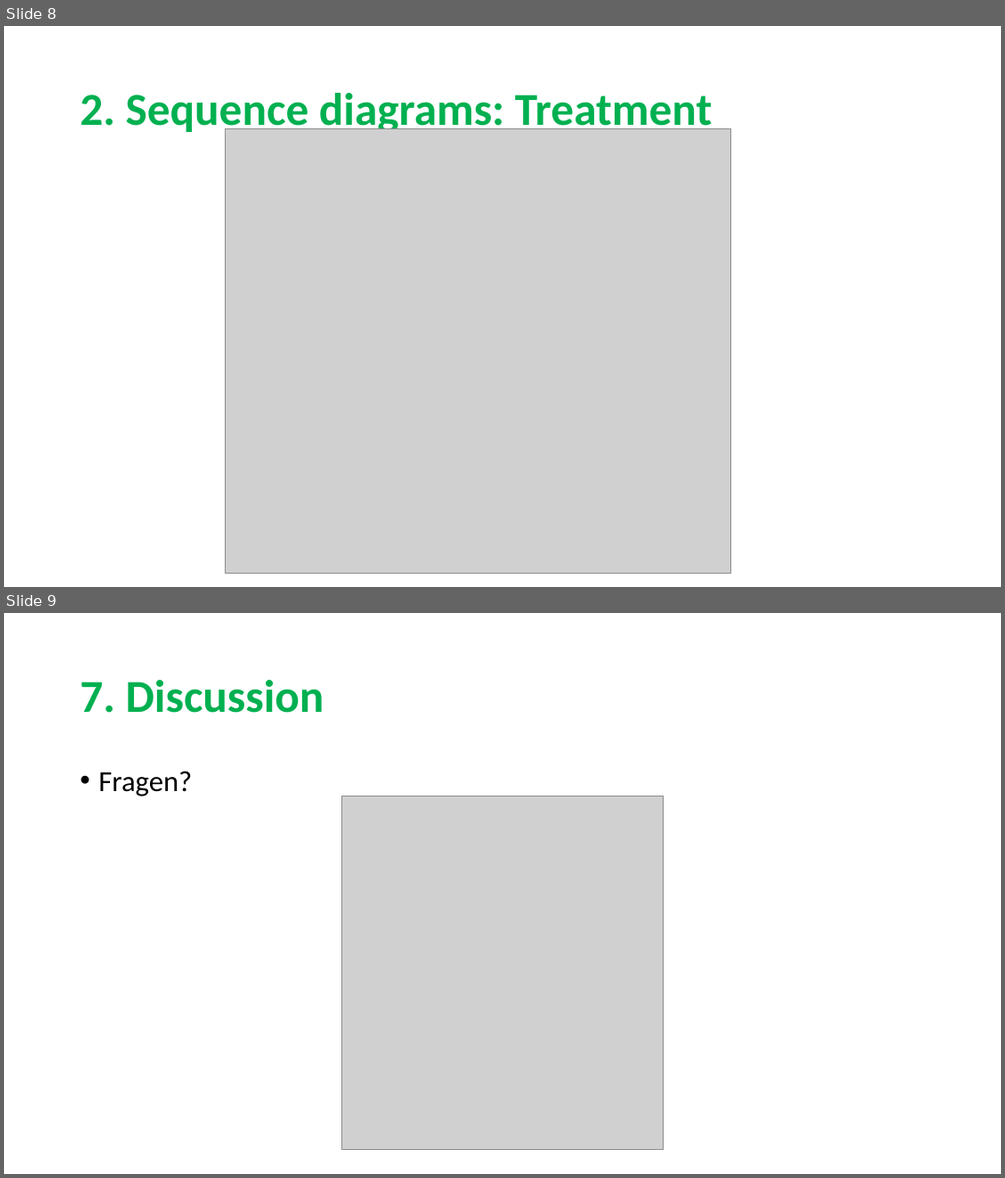
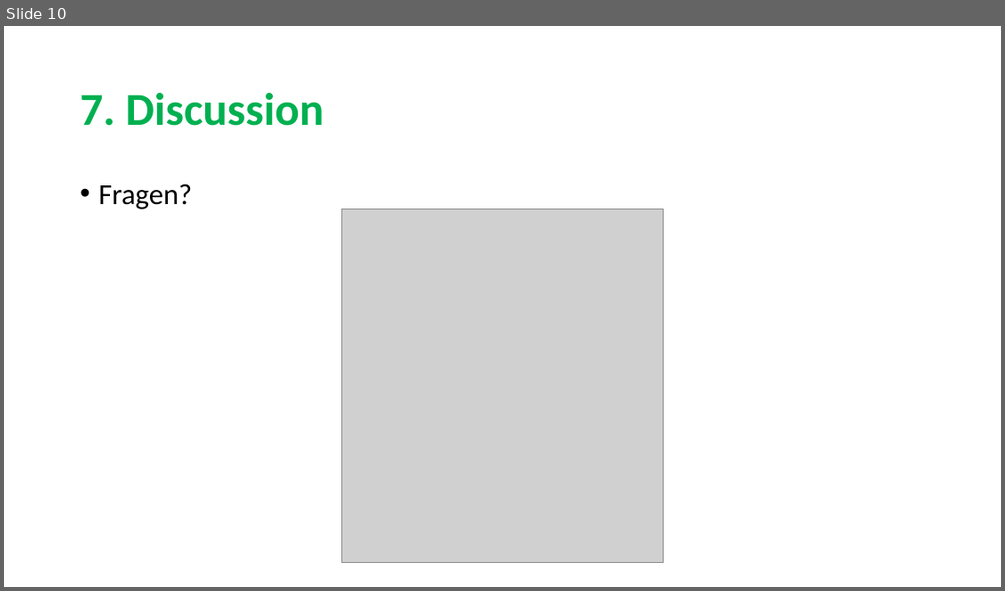
Before and after one commit to sarahmele/ch.bfh.btx8081.w2015.green, a slide deck: doc/task07/unterlagen_task7/Task7.pptx. Shown one above the other, each under a label of ours: slides 8 and 9 before the commit, slide 10 after it. The pictures are 1005x1178 and 1005x591 pixels, drawn with LibreOffice and Linux fonts; fonts in the diff are those of the drawing; grey boxes stand for pictures. Boxes give left, top, right and bottom in pixels: in the first picture for what was removed or moved away, otherwise in the second. Text is boxed around its words. In the diff, an @@ line names an element or a change of style, - is before the commit and + after.

```diff
--- a/doc/task07/unterlagen_task7/Task7.pptx
+++ b/doc/task07/unterlagen_task7/Task7.pptx
@@ slide 8 removed at box(4, 26, 1001, 587), background #FFFFFF @@
@@ title removed at box(80, 93, 712, 135) @@
-2. Sequence diagrams: Treatment
@@ picture removed at box(226, 129, 731, 573) @@
@@ what was slide 9 is now slide 10 @@
```
Also in this commit, not shown: 7 slides changed, 2 slides added, 4 other files.
